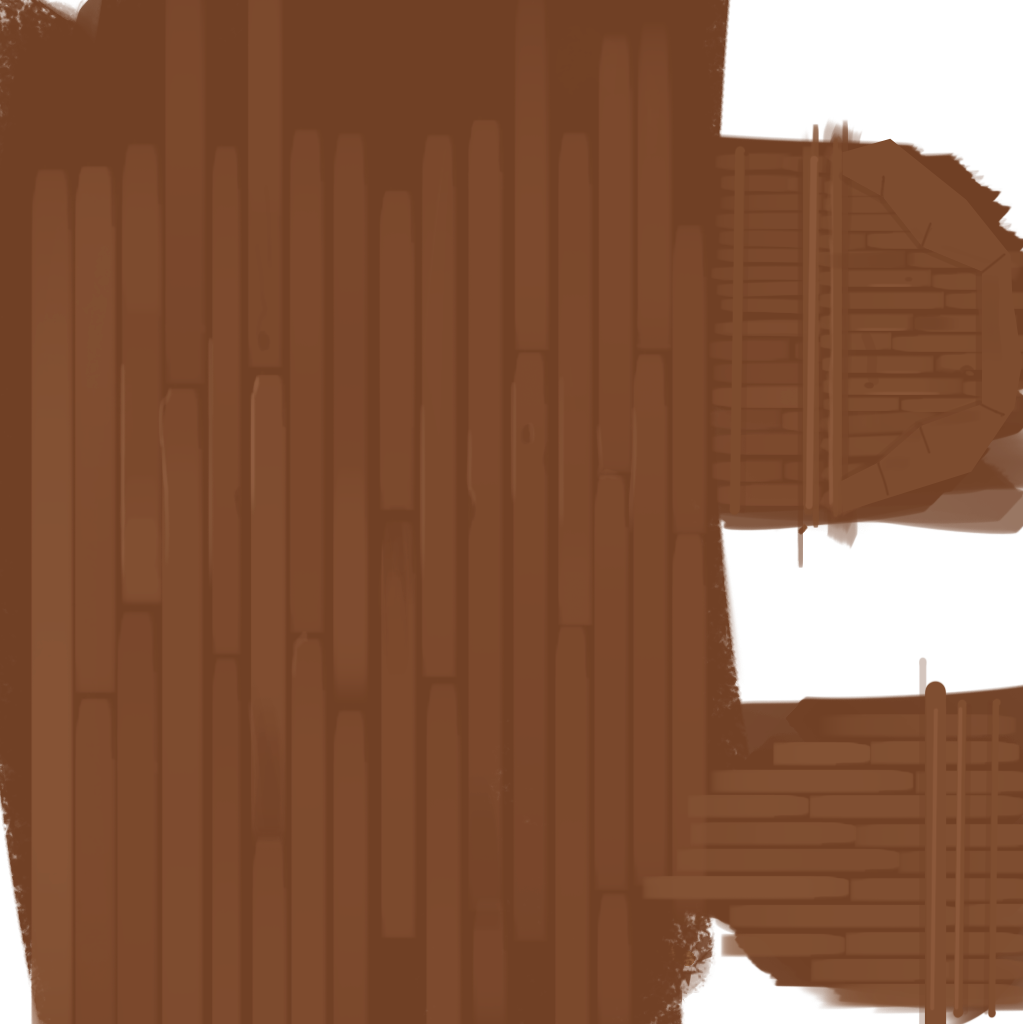
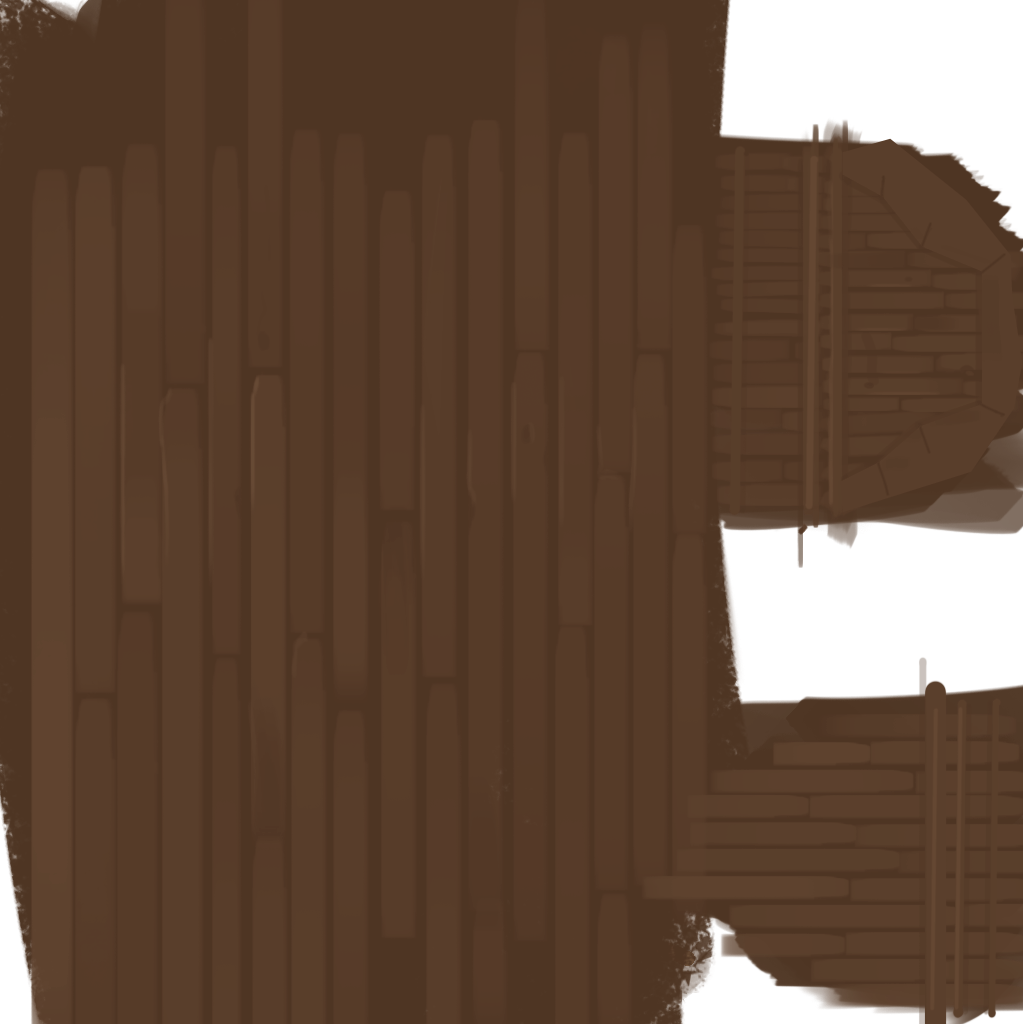
Layers edited between the first and the second 1024×1024 image:
pixels changed over [0, 0, 1023, 1024] (layer not identified)
